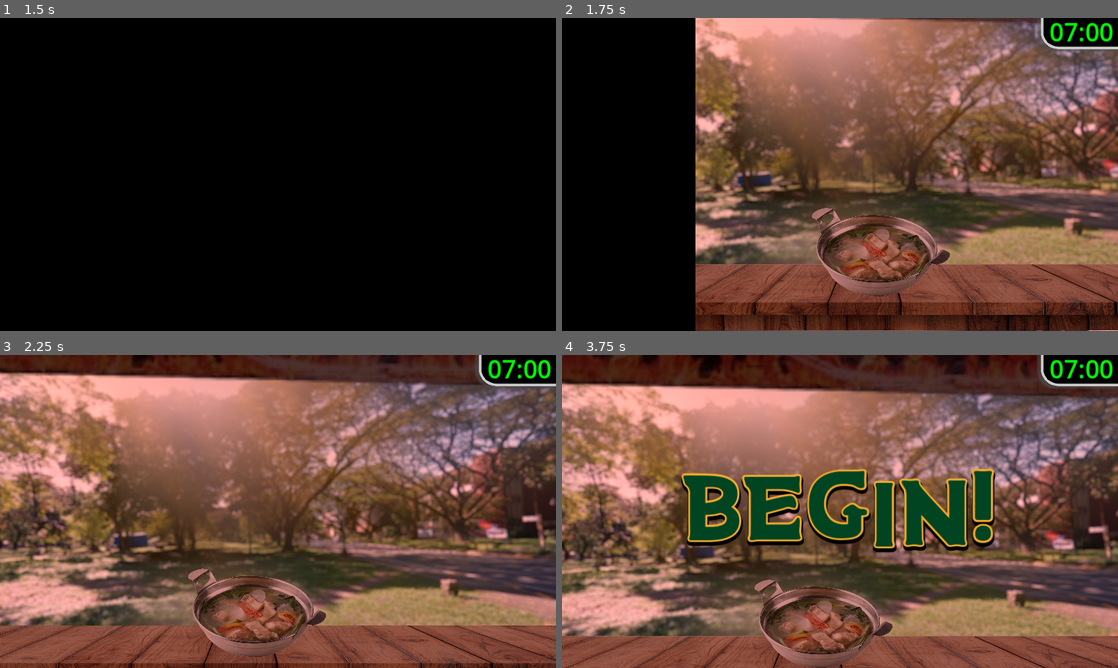
Above: before the commit, frames 1-4 (two rows, left to right).
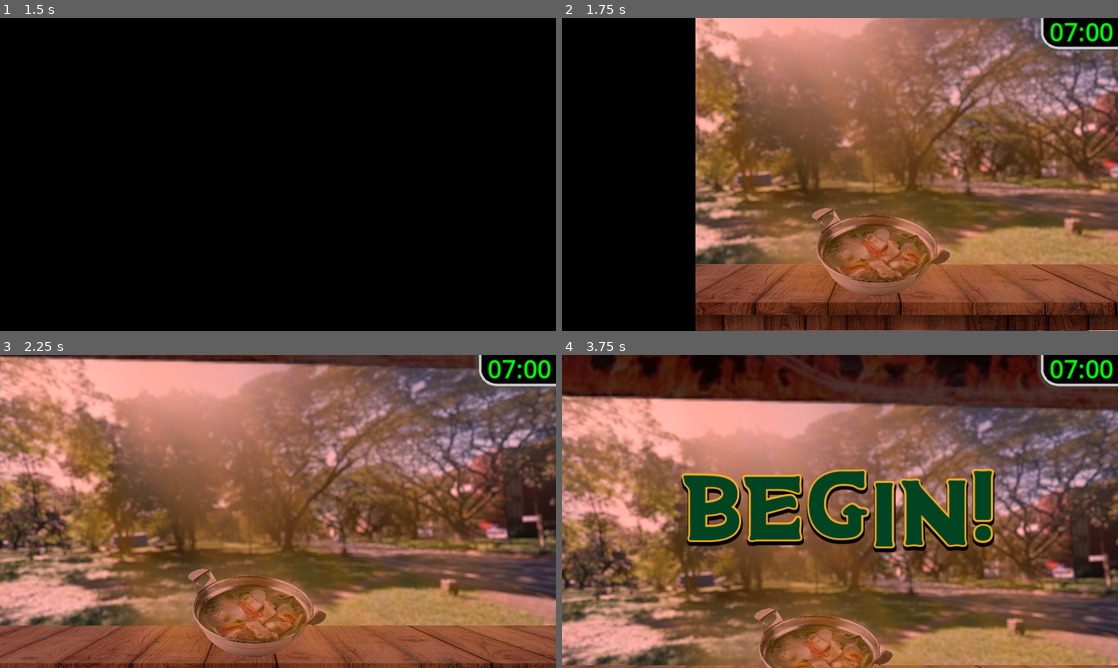
Above: after the commit, the same moments.

Repository: FlamingHerb/develup-chapter-1-quest
Game: Godot game, scene res://scenes/main_menu.tscn
Same seed, same stepped clock (60 frames per second), same inputs: the game is played once before the commit and once after it. The engine's default icon, where the game draws it, is replaced by a stand-in: a white triangle on a blue panel in a dark square. Sound files missing from this copy of the repository are replaced by a short silence.
Inputs (mouse positions are in pixels of both pictures, inside the frame that each line leads up to):
- Up to frame 1 (1.5 s): click "Ambatucook" at 0.5 s; click "sige, iwanan mo ko..." at 1.25 s
- Up to frame 2 (1.75 s): no input
- Up to frame 3 (2.25 s): tap Enter at 2 s; move the mouse to (400, 495) at 2.02 s; click (400, 495) at 2.17 s
- Up to frame 4 (3.75 s): tap Space at 2.27, 3.02 s; move the mouse to (728, 527) at 2.77 s; click (728, 527) at 2.92 s; move the mouse to (895, 442) at 3.52 s; click (895, 442) at 3.67 s

Frame 1 is identical in both runs. In frame 2, 16% of the frame differs, in the area x 24-100%, y 0-92%; in frame 3, 20%; in frame 4, 64%, in the area x 0-100%, y 0-100%.

Commit message:
feat: god ray disappears after sometime

Diff:
--- a/scenes/game_main.tscn
+++ b/scenes/game_main.tscn
@@ -24,10 +24,10 @@
 shader_parameter/position = -0.2
 shader_parameter/spread = 0.96
 shader_parameter/cutoff = 0.108
-shader_parameter/falloff = 1.0
+shader_parameter/falloff = 0.2
 shader_parameter/edge_fade = 0.15
 shader_parameter/speed = 4.0
-shader_parameter/ray1_density = 8.0
+shader_parameter/ray1_density = 10.0
 shader_parameter/ray2_density = 30.0
 shader_parameter/ray2_intensity = 0.3
 shader_parameter/color = Color(0.813, 0.637, 0, 0.416)
@@ -201,10 +201,9 @@
 
 [node name="CounterRoof" type="Sprite2D" parent="."]
 self_modulate = Color(0.285969, 0.272194, 0.290561, 1)
-position = Vector2(1285, -213)
+position = Vector2(1285, -255)
 scale = Vector2(6.11118, 6.11118)
 texture = ExtResource("5_ehdg0")
-metadata/_edit_lock_ = true
 
 [node name="WorldEnvironment" type="WorldEnvironment" parent="."]
 environment = ExtResource("5_t62qh")
@@ -214,12 +213,11 @@
 position = Vector2(576, 320)
 zoom = Vector2(0.8, 0.8)
 limit_left = -224
-limit_top = -126
+limit_top = -200
 limit_right = 1376
 limit_bottom = 774
 position_smoothing_enabled = true
 script = ExtResource("3_ftt30")
-metadata/_edit_lock_ = true
 
 [node name="IngredientDeathZone" type="Area2D" parent="."]
 position = Vector2(0, 3)
--- a/scripts/game_main.gd
+++ b/scripts/game_main.gd
@@ -6,6 +6,8 @@
 @onready var current_time_label = $UIStuff/TimePanel/CurrentTime
 @onready var screen_tint = $ScreenTint
 @onready var animation_player = $AnimationPlayer
+@onready var god_ray = $GodRay
+
 
 @onready var flavor_text = $UIStuff/ComboPanel/FlavorText
 @onready var combo_count_text = $UIStuff/ComboPanel/ComboLabel
@@ -36,6 +38,9 @@
 const up_yellow_color = 	Color8(243, 170, 44, 255)
 const default_panel_color = Color8(53, 53, 53, 255)
 const default_combo_color = Color8(168, 168, 168, 255)
+
+const god_ray_color = Color8(207, 162, 0, 106)
+const god_ray_color_final = Color8(207, 162, 0, 0)
 
 var item_throw_sfx = [
 	"res://audio/item_throw_1.mp3",
@@ -71,6 +76,10 @@
 		if game_time < 16.0:
 			game_time += delta * game_to_irl_min * game_speed
 
+		# God Ray manipulation
+		if game_time < 11.0:
+			god_ray.material.set("shader_parameter/color", god_ray_color.lerp(god_ray_color_final, (game_time-7.00)/4.00))
+
 		_change_time_label(game_time)
 		screen_tint.change_color(game_time)
 
@@ -104,6 +113,7 @@
 
 func _on_timer_timeout() -> void:
 	_new_item_spawn()
+	spawn_timer.wait_time = randf_range(0.75, 1.25)
 
 func _on_start_of_game_timer_timeout() -> void:
 	# Game can now start, time resumes.
